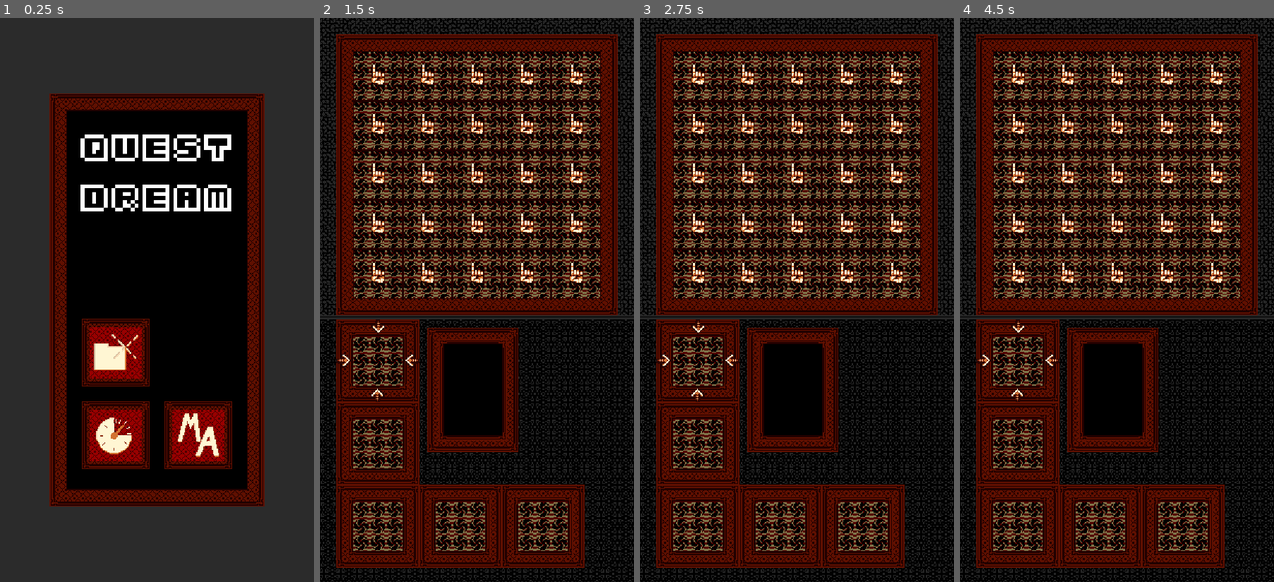
Above: before the commit, frames 1-4 (left to right).
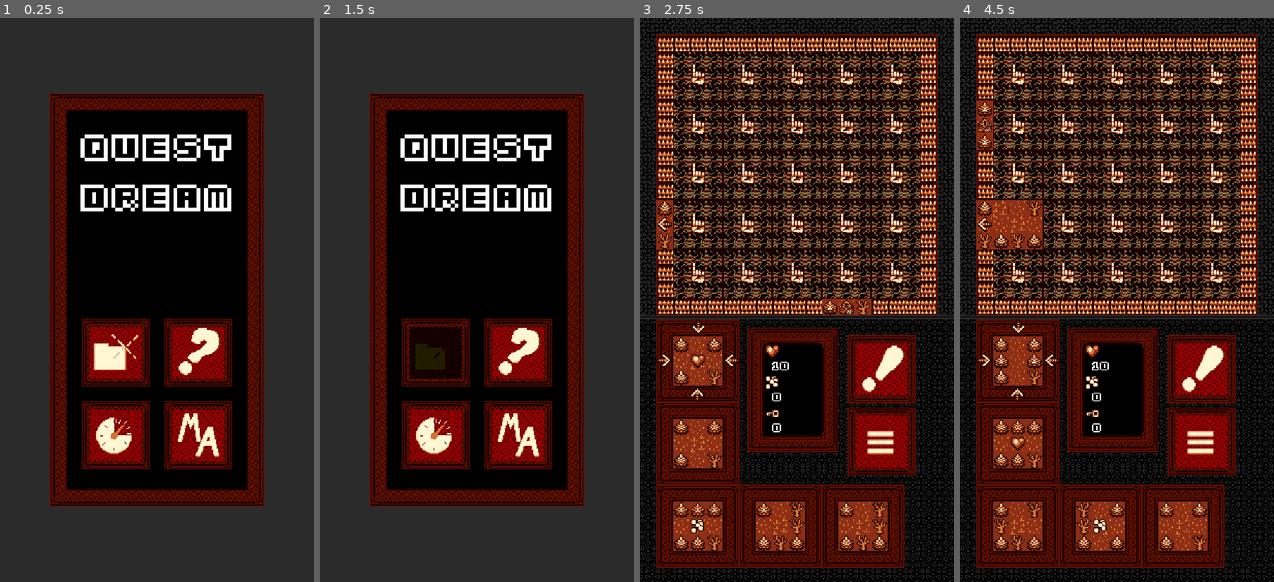
Above: after the commit, the same moments.

Repository: leegee1080/Quest-Dream
Game: Godot game, scene res://nodes/GameMaster.tscn
The game is run twice, just before and just after one commit, with the same random seed, the same clock (stepped at 60 frames per second) and the same inputs.
Inputs (mouse positions are in pixels of both pictures, inside the frame that each line leads up to):
- Up to frame 1 (0.25 s): no input
- Up to frame 2 (1.5 s): tap Enter at 0.5 s; move the mouse to (546, 271) at 0.52 s; hold W 0.53-1.25 s; tap N at 0.6 s; click (546, 271) at 0.67 s; tap Space at 0.77 s; drag from (414, 328) to (461, 412) at 1.27 s
- Up to frame 3 (2.75 s): move the mouse to (828, 175) at 2.02 s; hold W from 2.03 s (still down); tap N at 2.1 s
- Up to frame 4 (4.5 s): release W at 2.75 s; tap Space at 2.75, 3.77 s; drag from (1101, 412) to (1022, 215) at 2.77 s; tap Enter at 3.5 s; move the mouse to (1211, 384) at 3.52 s; hold A 3.53-4.25 s; tap N at 3.6 s; drag from (1022, 215) to (1069, 159) at 4.27 s

The runs differ from the first frame. In frame 1, 2.6% of the frame differs, in the area x 52-74%, y 53-66%; in frame 2, 79%, in the area x 0-100%, y 0-100%; in frame 3, 20%; in frame 4, 21%.
Error before the commit: Invalid call. Nonexistent function 'win_round' in base 'Nil'. (res://scripts/GameMaster_Script.gd:198)
Error after the commit: Attempt to call function 'queue_free' in base 'previously freed instance' on a null instance. (res://scripts/UI/UI_Vars.gd:36)

Commit message:
added a tutorial screen, removed the continue screen, added error checking to the cheat func in the game controller class, changed the border on the stage bg to be a spike trap

Diff:
--- /dev/null
+++ b/nodes/Tutorial_Screen.tscn
@@ -0,0 +1,32 @@
+[gd_scene load_steps=3 format=2]
+
+[ext_resource path="res://assets/fonts/pixel_dyna_font.tres" type="DynamicFont" id=1]
+[ext_resource path="res://assets/visuals/main_menu_bg.png" type="Texture" id=2]
+
+[node name="Credits_Screen" type="Node2D"]
+
+[node name="Sprite" type="Sprite" parent="."]
+texture = ExtResource( 2 )
+centered = false
+
+[node name="Label" type="Label" parent="."]
+margin_left = 65.0
+margin_top = 90.0
+margin_right = 1224.0
+margin_bottom = 1896.0
+rect_scale = Vector2( 0.15, 0.15 )
+custom_fonts/font = ExtResource( 1 )
+text = "Tutorial:
+
+Click on
+middle of
+screen to
+place tiles,
+press action
+button to
+build a tile."
+align = 1
+valign = 1
+__meta__ = {
+"_edit_use_anchors_": false
+}
--- a/scripts/GameMaster_Script.gd
+++ b/scripts/GameMaster_Script.gd
@@ -15,7 +15,8 @@
 	#fill with the locations to instance the button objects
 	"newgame": [Vector2(79,291), 8, 9],
 	"options": [Vector2(79,371), 12, 13],
-	"credits": [Vector2(159,371), 14, 15]
+	"credits": [Vector2(159,371), 14, 15],
+	"tutorial": [Vector2(159,291), 22, 23]
 }
 const mainmenu_contgame_button_loc_dict = {
 	"continuegame": [Vector2(159,291), 10, 11]
@@ -28,6 +29,9 @@
 }
 var credits_screen = preload("res://nodes/Credits_Screen.tscn")
 var credits_screen_instance
+
+var tutorial_screen = preload("res://nodes/Tutorial_Screen.tscn")
+var tutorial_screen_instance
 
 #overall gamestage
 var current_game_state
@@ -38,6 +42,7 @@
 	newgame,
 	options,
 	credits,
+	tutorial,
 	stage,
 	lose,
 	win,
@@ -68,9 +73,9 @@
 func setup_mainmenu():
 	current_game_state = game_state.mainmenu
 	UiVars.generate_button(mainmenu_button_loc_dict, "res://assets/visuals/small_button_frames.tres", Vector2(66,66), "mainmenu_buttons", mainmenu_button_z_index, self)
-	if GlobalVars.player_type_class_storage != null:
-		UiVars.generate_button(mainmenu_contgame_button_loc_dict, "res://assets/visuals/small_button_frames.tres", Vector2(66,66), "mainmenu_continue_button", mainmenu_button_z_index, self)
-	next_game_state = null
+#	if GlobalVars.player_type_class_storage != null:
+#		UiVars.generate_button(mainmenu_contgame_button_loc_dict, "res://assets/visuals/small_button_frames.tres", Vector2(66,66), "mainmenu_continue_button", mainmenu_button_z_index, self)
+#	next_game_state = null
 	pass
 
 func start_scene_trans():
@@ -81,7 +86,7 @@
 
 func middle_scene_trans():
 	UiVars.hide_buttons("mainmenu_buttons")
-	UiVars.hide_buttons("mainmenu_continue_button")
+#	UiVars.hide_buttons("mainmenu_continue_button")
 	if current_stage != null:
 		current_stage.queue_free()
 	if GlobalVars.current_stage_number in GlobalVars.stage_order:
@@ -144,13 +149,19 @@
 	if new_name == "newgame":
 		ui_new()
 		return
+	if new_name == "tutorial":
+		ui_tutorial()
+		return
 
 func ui_back(_button_node_ref):
-	UiVars.hide_buttons("creditmenu_buttons")
+	UiVars.hide_buttons("creditmenu_button")
 	UiVars.hide_buttons("optionsmenu_buttons")
 	UiVars.hide_buttons("mainmenu_continue_button")
+	UI_Vars.hide_buttons("tutorial_button")
 	if credits_screen_instance != null:
 		credits_screen_instance.queue_free()
+	if tutorial_screen_instance != null:
+		tutorial_screen_instance.queue_free()
 	setup_mainmenu()
 	pass
 
@@ -172,6 +183,16 @@
 	start_scene_trans()
 	pass
 
+func ui_tutorial():
+	print("tutoral menu open")
+	current_game_state = game_state.credits
+	UiVars.hide_buttons("mainmenu_buttons")
+	UiVars.hide_buttons("mainmenu_continue_button")
+	tutorial_screen_instance = tutorial_screen.instance()
+	add_child(tutorial_screen_instance)
+	UiVars.generate_button(creditsmenu_button_loc_dict, "res://assets/visuals/small_button_frames.tres", Vector2(66,66), "creditmenu_button", mainmenu_button_z_index, self)
+	pass
+
 func ui_options():
 	print("options menu open")
 	current_game_state = game_state.options
@@ -187,18 +208,16 @@
 	UiVars.hide_buttons("mainmenu_continue_button")
 	credits_screen_instance = credits_screen.instance()
 	add_child(credits_screen_instance)
-	UiVars.generate_button(creditsmenu_button_loc_dict, "res://assets/visuals/small_button_frames.tres", Vector2(66,66), "creditmenu_buttons", mainmenu_button_z_index, self)
+	UiVars.generate_button(creditsmenu_button_loc_dict, "res://assets/visuals/small_button_frames.tres", Vector2(66,66), "creditmenu_button", mainmenu_button_z_index, self)
 	pass
 
 func _input(event):
 	if event is InputEventKey:
 		if event.pressed:
 			if cheats:
-				if event.scancode == KEY_W:
-					current_stage.win_round()
-					return
 				if event.scancode == KEY_N:
-					win_stage()
+					if current_game_state == game_state.stage:
+						win_stage()
 					return
 				if event.scancode == KEY_SPACE:
 					print(current_game_state)
--- a/scripts/Map_Classes/Tile_Enums.gd
+++ b/scripts/Map_Classes/Tile_Enums.gd
@@ -29,7 +29,7 @@
 	kill,
 	fight,
 	switch,
-	patrol,
+#	patrol,
 	impass,
 	key,
 	keygate
@@ -45,7 +45,7 @@
 	center_type_enum.kill: Bad_Kill,
 	center_type_enum.fight: Bad_EnemySpawn,
 	center_type_enum.switch: Safe_Switch,
-	center_type_enum.patrol: null,
+#	center_type_enum.patrol: null,
 	center_type_enum.impass: null, #there is never going to be a class here
 	center_type_enum.key: Money_Key,
 	center_type_enum.keygate: Safe_Keygate
@@ -72,7 +72,6 @@
 	[2, center_type_enum.kill],
 	[500, center_type_enum.fight],
 	[7, center_type_enum.switch],
-	[1, center_type_enum.patrol],
 	[20, center_type_enum.impass],
 	[5, center_type_enum.key],
 	[10, center_type_enum.keygate]
Binary file changed: assets/visuals/bg.png
Binary file changed: assets/visuals/buttons_small.png
Not shown, changed: README.md
Not shown, changed: assets/raw/bg.xcf
Not shown, changed: assets/raw/buttons_small.xcf
